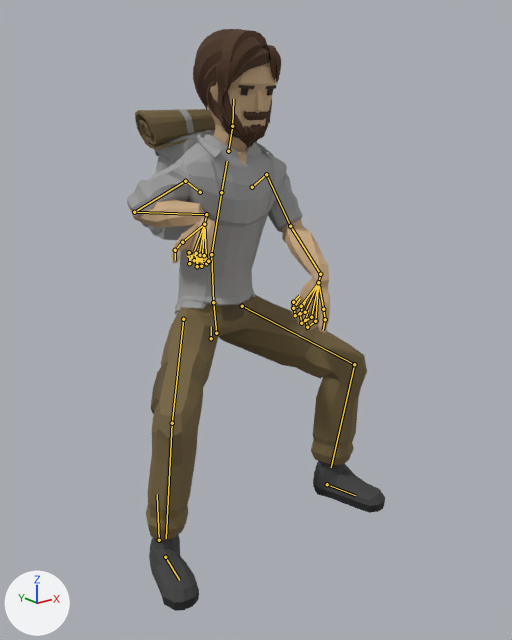
Renders of the glTF model assets/art/3d/clips-riders.glb from each side of a commit.
Rendered twice from a 50 mm lens placed at (-1.316, -1.789, 1.94), pointed at (0.056, -0.075, 1.255). Lighting does not change. The marker at lower left points along +X, +Y and +Z. The older version comes first. Both versions are drawn at frame 24 of the action 'Ride_Couch'; the numbers are the values there. The bones that change, and the others that lie on the model, are drawn over the model as lines.

Objects in the first picture: 'Adventurer_Body', 'Adventurer_Feet', 'Adventurer_Head', 'Adventurer_Legs', 'Backpack'.
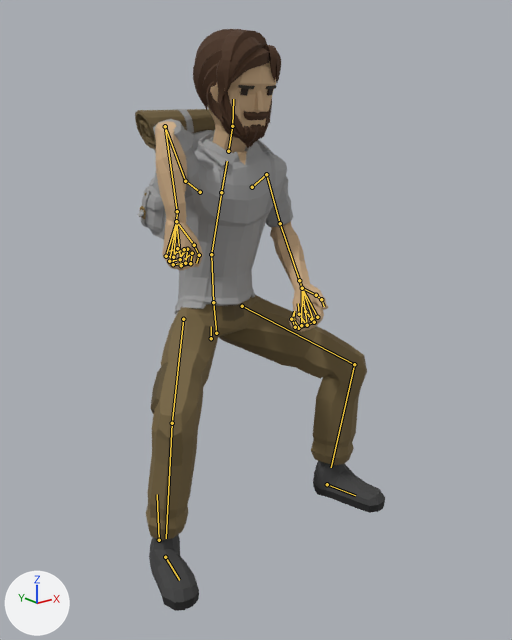
What differs and where, as boxes [x1, y1, x2, y2] in the pictures (512 x 640 px):
'Adventurer_Body', posed (14% narrower)
    before: [127, 130, 330, 333]
    after: [153, 119, 328, 332]
bone 'UpperArm.L', root to tip
    before: (266, 174) to (290, 226)
    after: (266, 174) to (280, 223)
bone 'LowerArm.L', root to tip
    before: (290, 226) to (320, 274)
    after: (280, 223) to (299, 280)
bone 'Wrist.L', root to tip
    before: (320, 274) to (318, 282)
    after: (299, 280) to (302, 288)
bone 'UpperArm.R', root to tip
    before: (185, 181) to (134, 212)
    after: (185, 181) to (165, 126)
bone 'LowerArm.R', root to tip
    before: (134, 212) to (206, 214)
    after: (165, 126) to (177, 211)
bone 'Wrist.R', root to tip
    before: (206, 214) to (204, 224)
    after: (177, 211) to (176, 221)
bone 'Index2.R', root to tip
    before: (189, 263) to (189, 252)
    after: (181, 265) to (190, 263)
bone 'Index3.R', root to tip
    before: (189, 252) to (194, 260)
    after: (190, 263) to (192, 253)
bone 'Index4.R', root to tip
    before: (194, 260) to (187, 256)
    after: (192, 253) to (184, 259)
bone 'Middle2.R', root to tip
    before: (197, 266) to (196, 253)
    after: (173, 264) to (185, 263)
bone 'Middle3.R', root to tip
    before: (196, 253) to (202, 263)
    after: (185, 263) to (187, 249)
bone 'Middle4.R', root to tip
    before: (202, 263) to (194, 254)
    after: (187, 249) to (178, 259)
bone 'Ring2.R', root to tip
    before: (201, 266) to (200, 255)
    after: (169, 261) to (180, 259)
bone 'Ring3.R', root to tip
    before: (200, 255) to (209, 261)
    after: (180, 259) to (184, 249)
bone 'Ring4.R', root to tip
    before: (209, 261) to (199, 261)
    after: (184, 249) to (174, 253)
bone 'Pinky2.R', root to tip
    before: (206, 263) to (204, 255)
    after: (166, 256) to (173, 257)
bone 'Pinky3.R', root to tip
    before: (204, 255) to (208, 261)
    after: (173, 257) to (177, 248)
bone 'Pinky4.R', root to tip
    before: (208, 261) to (202, 259)
    after: (177, 248) to (169, 251)

The edits, one by one:
Bone 'UpperArm.L' (bone_upperarm_l) turns from (-111, -39, 45) to (-81, -24, 40) degrees about its own x, y and z.
Bone 'LowerArm.L' (bone_lowerarm_l) turns from (-41, 18, -22) to (-60, 6, -29) degrees about its own x, y and z.
Bone 'Wrist.L' (bone_wrist_l) turns from (9, -10, 69) to (0, 0, -3) degrees about its own x, y and z.
Bone 'UpperArm.R' (bone_upperarm_r) turns from (-44, 19, -49) to (67, 15, 28) degrees about its own x, y and z.
Bone 'LowerArm.R' (bone_lowerarm_r) turns from (-121, 53, 33) to (-142, -13, -32) degrees about its own x, y and z.
Bone 'Wrist.R' (bone_wrist_r) turns from (-36, -151, -77) to (0, 2, -10) degrees about its own x, y and z.
Bone 'Index2.R' (bone_index2_r) turns from (-167, -3, -3) to (-105, -3, -3) degrees about its own x, y and z.
Bone 'Index3.R' (bone_index3_r) turns from (-149, 0, 4) to (-75, 0, 4) degrees about its own x, y and z.
Bone 'Index4.R' (bone_index4_r) turns from (-158, 19, 19) to (-123, 19, 19) degrees about its own x, y and z.
Bone 'Middle2.R' (bone_middle2_r) turns from (-160, 2, 6) to (-98, 2, 6) degrees about its own x, y and z.
Bone 'Middle3.R' (bone_middle3_r) turns from (-152, 8, 4) to (-78, 8, 4) degrees about its own x, y and z.
Bone 'Middle4.R' (bone_middle4_r) turns from (-174, 9, -3) to (-139, 9, -3) degrees about its own x, y and z.
Bone 'Ring2.R' (bone_ring2_r) turns from (-157, 12, 16) to (-95, 12, 16) degrees about its own x, y and z.
Bone 'Ring3.R' (bone_ring3_r) turns from (-142, 9, 29) to (-68, 9, 29) degrees about its own x, y and z.
Bone 'Ring4.R' (bone_ring4_r) turns from (-122, 46, 51) to (-87, 46, 51) degrees about its own x, y and z.
Bone 'Pinky2.R' (bone_pinky2_r) turns from (-141, 11, 25) to (-79, 11, 25) degrees about its own x, y and z.
Bone 'Pinky3.R' (bone_pinky3_r) turns from (-157, 19, 5) to (-83, 19, 5) degrees about its own x, y and z.
Bone 'Pinky4.R' (bone_pinky4_r) turns from (-159, 2, -4) to (-124, 2, -4) degrees about its own x, y and z.
